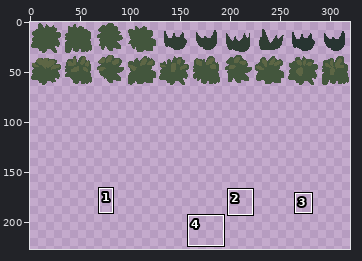
Edited in one commit: sprite sheet (levels_and_level_objects/environments/sunny_fields/blob_brushes_32x32.png). The picture above shows the old version from afar; the outline marks the close-up.
Close-up. First the earlier version:
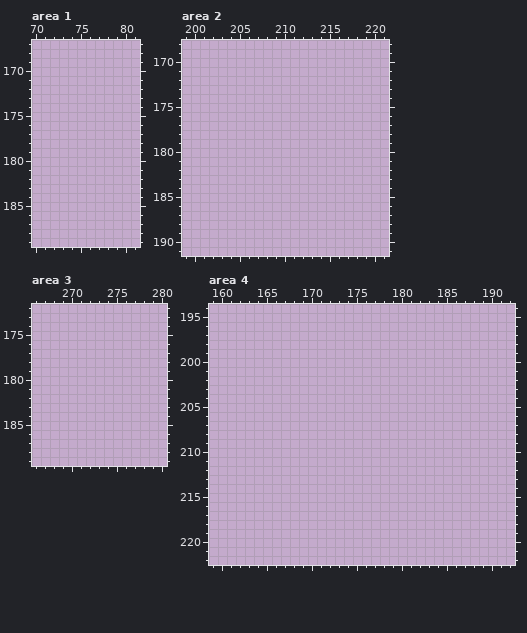
The file is 320x320 pixels. Shown: area 1: x 70..81, y 167..189; area 2: x 199..221, y 168..191; area 3: x 266..280, y 172..189; area 4: x 159..192, y 194..222. The wide view leaves out empty margins. The commit also changed other parts of the picture, which this record leaves out.
New version:
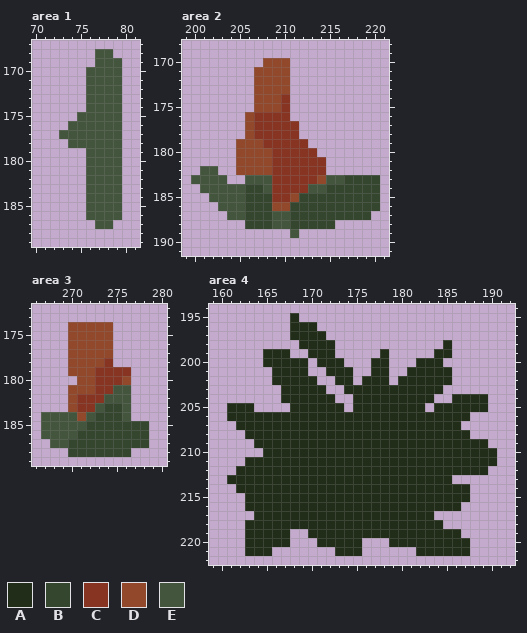
Palette (. is transparent): A #212d18  B #35462f  C #883422  D #92482a  E #43563d
Diff:
--- area 1
@@ x 70..81 @@
 167 ............
-168 ............
-169 ............
-170 ............
-171 ............
-172 ............
-173 ............
-174 ............
-175 ............
-176 ............
-177 ............
-178 ............
-179 ............
-180 ............
-181 ............
-182 ............
-183 ............
-184 ............
-185 ............
-186 ............
-187 ............
+168 .......EE...
+169 .......EEE..
+170 ......EEEE..
+171 ......EEEE..
+172 ......EEEE..
+173 ......EEEE..
+174 ......EEEE..
+175 .....EEEEE..
+176 ....EEEEEE..
+177 ...EEEEEEE..
+178 ....EEEEEE..
+179 ......EEEE..
+180 ......EEEE..
+181 ......EEEE..
+182 ......EEEE..
+183 ......EEEE..
+184 ......EEEE..
+185 ......EEEE..
+186 ......EEEE..
+187 .......EE...
 188 ............
--- area 2
@@ x 199..221 @@
 169 .......................
-170 .......................
-171 .......................
-172 .......................
-173 .......................
-174 .......................
-175 .......................
-176 .......................
-177 .......................
-178 .......................
-179 .......................
-180 .......................
-181 .......................
-182 .......................
-183 .......................
-184 .......................
-185 .......................
-186 .......................
-187 .......................
-188 .......................
-189 .......................
+170 .........DDD...........
+171 ........DDDD...........
+172 ........DDDD...........
+173 ........DDDD...........
+174 ........DDDC...........
+175 ........DDDC...........
+176 .......DCCCC...........
+177 .......DCCCCC..........
+178 .......DCCCCC..........
+179 ......DDDCCCCC.........
+180 ......DDDDCCCCC........
+181 ......DDDDCCCCCC.......
+182 ..EE..DDDDCCCCCC.......
+183 .EEEE..EEECCCCCDEEBBBB.
+184 ..EEEEEBBECCCCEEBBBBBB.
+185 ...EEEEBBBCCDBBBBBBBBB.
+186 ....EEEBBBDDBBBBBBBBBB.
+187 .....EEBBBEEBBBBBBBBB..
+188 .......BBBEEBBBBB......
+189 ............E..........
 190 .......................
--- area 3
@@ x 266..280 @@
 173 ...............
-174 ...............
-175 ...............
-176 ...............
-177 ...............
-178 ...............
-179 ...............
-180 ...............
-181 ...............
-182 ...............
-183 ...............
-184 ...............
-185 ...............
-186 ...............
-187 ...............
-188 ...............
+174 ....DDDDD......
+175 ....DDDDD......
+176 ....DDDDD......
+177 ....DDDDD......
+178 ....DDDDC......
+179 ....DDDCCCC....
+180 .....DDCCCD....
+181 ....DDDCCEE....
+182 ....DCCCEEE....
+183 ....DCCEBBE....
+184 .EEEEDEBBBE....
+185 .EEEEEBBBBBBB..
+186 .EEEEBBBBBBBB..
+187 ..EEBBBBBBBBB..
+188 ....BBBBBBB....
 189 ...............
--- area 4
@@ x 159..192 @@
 194 ..................................
-195 ..................................
-196 ..................................
-197 ..................................
-198 ..................................
-199 ..................................
-200 ..................................
-201 ..................................
-202 ..................................
-203 ..................................
-204 ..................................
-205 ..................................
-206 ..................................
-207 ..................................
-208 ..................................
-209 ..................................
-210 ..................................
-211 ..................................
-212 ..................................
-213 ..................................
-214 ..................................
-215 ..................................
-216 ..................................
-217 ..................................
-218 ..................................
-219 ..................................
-220 ..................................
-221 ..................................
+195 .........A........................
+196 .........AAA......................
+197 .........AAAA.....................
+198 ..........AAAA............A.......
+199 ......AAA..AAA.....A.....AA.......
+200 ......AAAAA.AAA...AA...AAA........
+201 .......AAAA..AAA..AA..AAAAA.......
+202 .......AAAAA..AA.AAA.AAAAAA.......
+203 ........AAAAA..AAAAAAAAAAA........
+204 ........AAAAAA..AAAAAAAAA..AAAA...
+205 ..AAA....AAAAAA.AAAAAAAA.AAAAAA...
+206 ..AAAAAAAAAAAAAAAAAAAAAAAAAAA.....
+207 ...AAAAAAAAAAAAAAAAAAAAAAAAA......
+208 ....AAAAAAAAAAAAAAAAAAAAAAAAA.....
+209 .....AAAAAAAAAAAAAAAAAAAAAAAAAA...
+210 ......AAAAAAAAAAAAAAAAAAAAAAAAAA..
+211 ....AAAAAAAAAAAAAAAAAAAAAAAAAAAA..
+212 ...AAAAAAAAAAAAAAAAAAAAAAAAAAAA...
+213 ..AAAAAAAAAAAAAAAAAAAAAAAAA.......
+214 ...AAAAAAAAAAAAAAAAAAAAAAAAAA.....
+215 ....AAAAAAAAAAAAAAAAAAAAAAAAA.....
+216 ....AAAAAAAAAAAAAAAAAAAAAAAA......
+217 .....AAAAAAAAAAAAAAAAAAAA.........
+218 ....AAAAAAAAAAAAAAAAAAAAAA........
+219 ....AAAAA..AAAAAAAAAAAAAAAAA......
+220 ....AAAAA...AAAAA...AAAAAAAAA.....
+221 ....AAA.......AAA......AAAAAA.....
 222 ..................................
